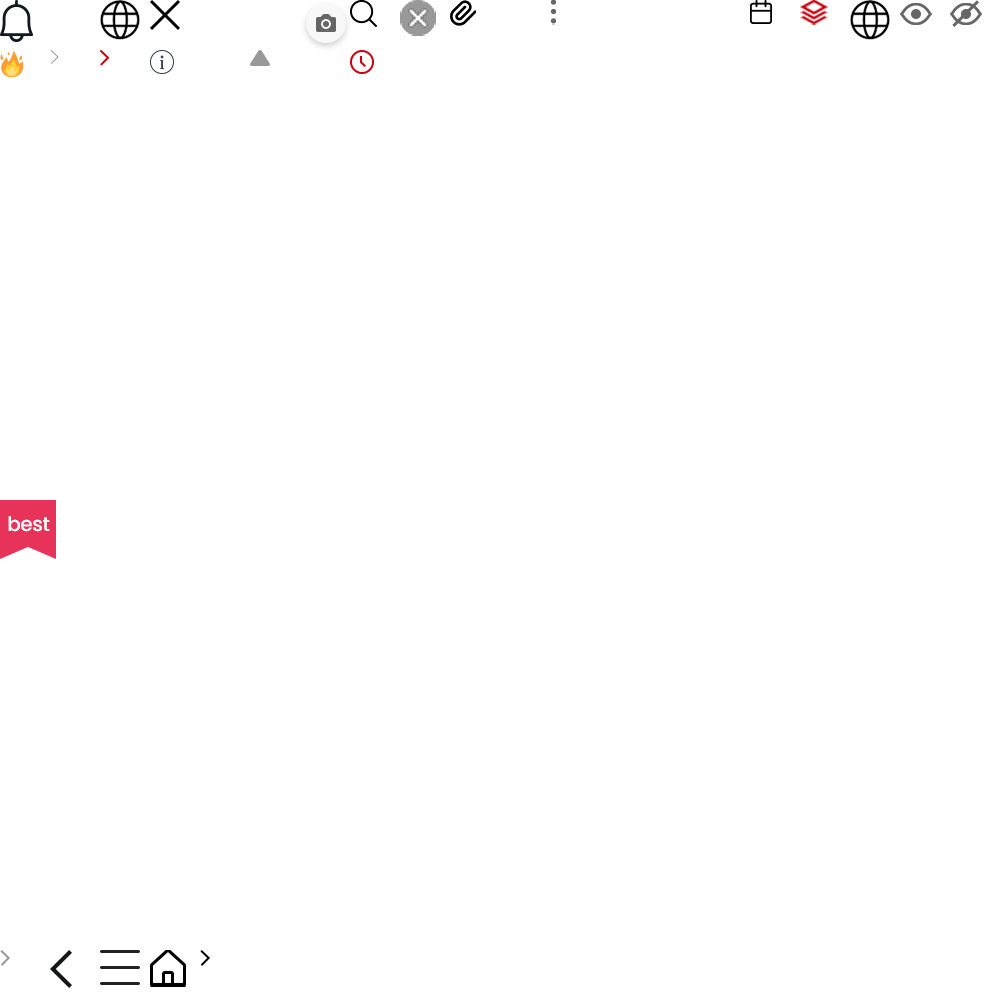
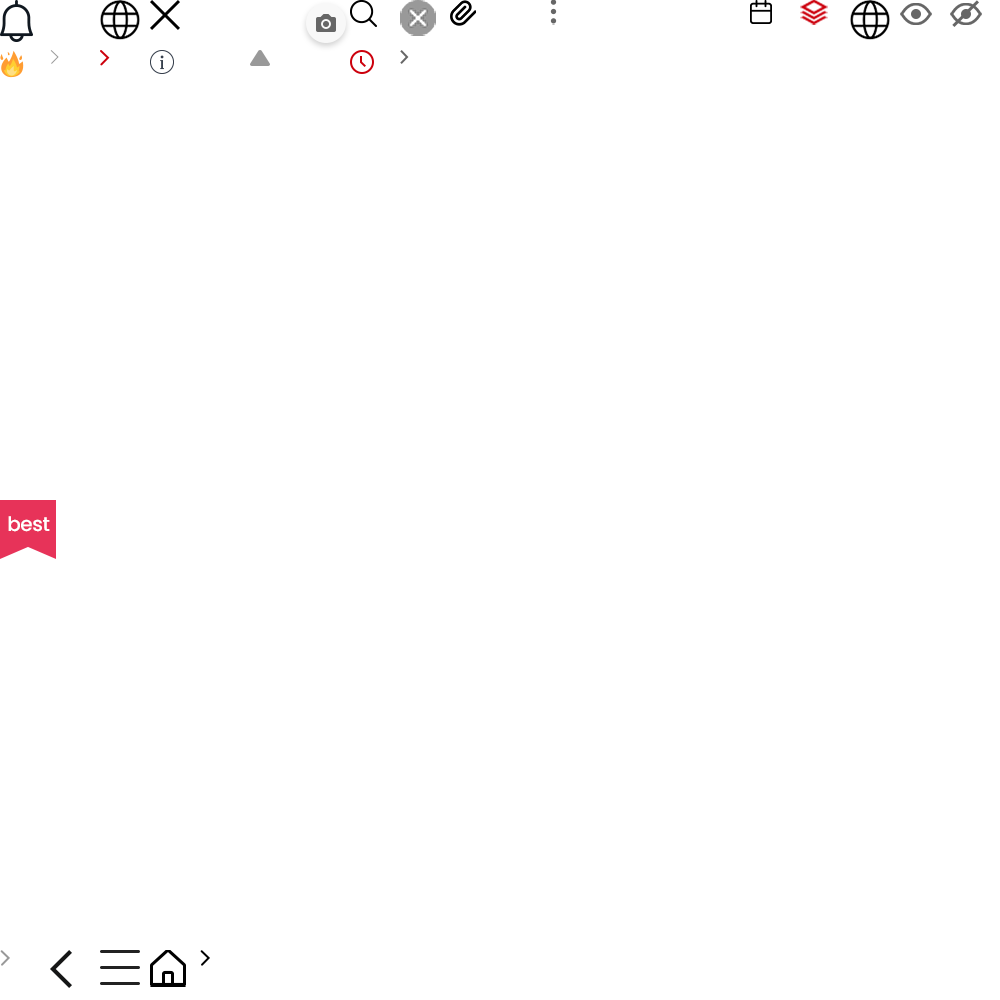
The second 1000 × 1000 image is a revision of the first. Changes to its layers:
added layer "arr copy 복사 11" in group "그룹 2" over [400, 50, 409, 64]
